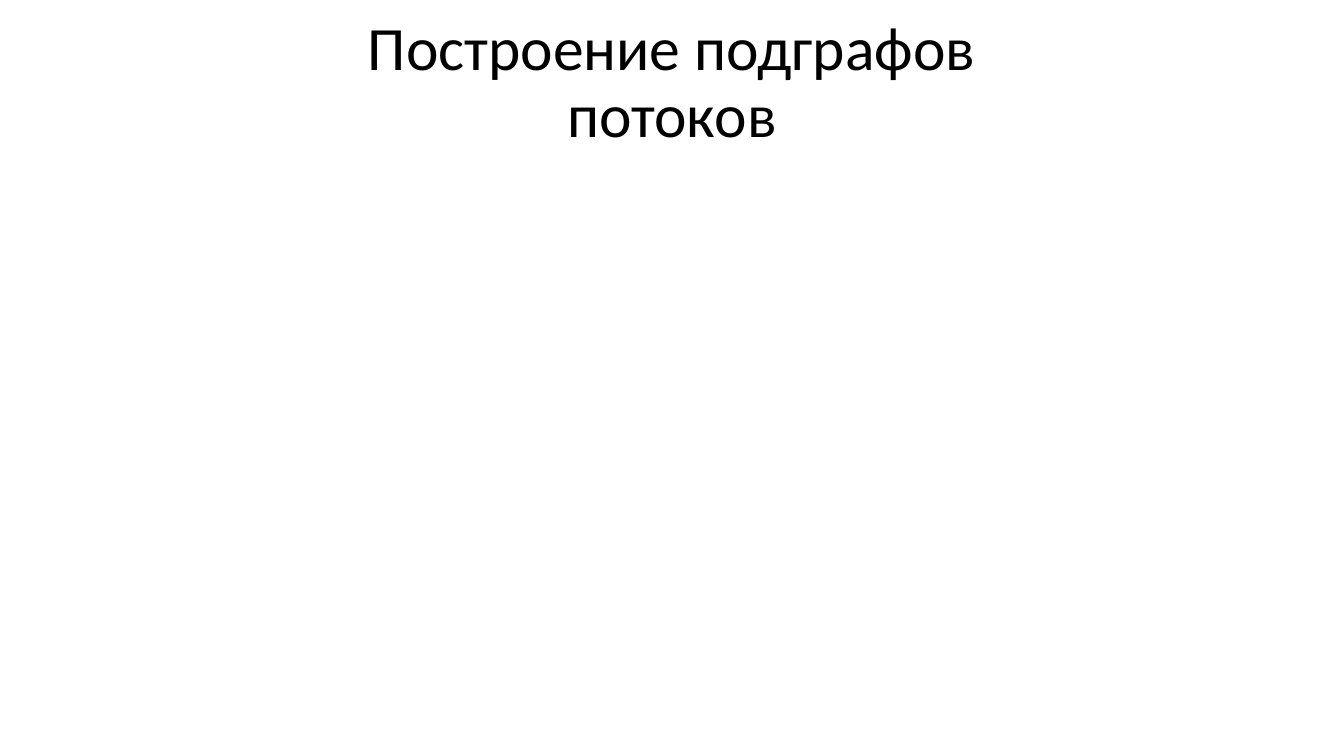
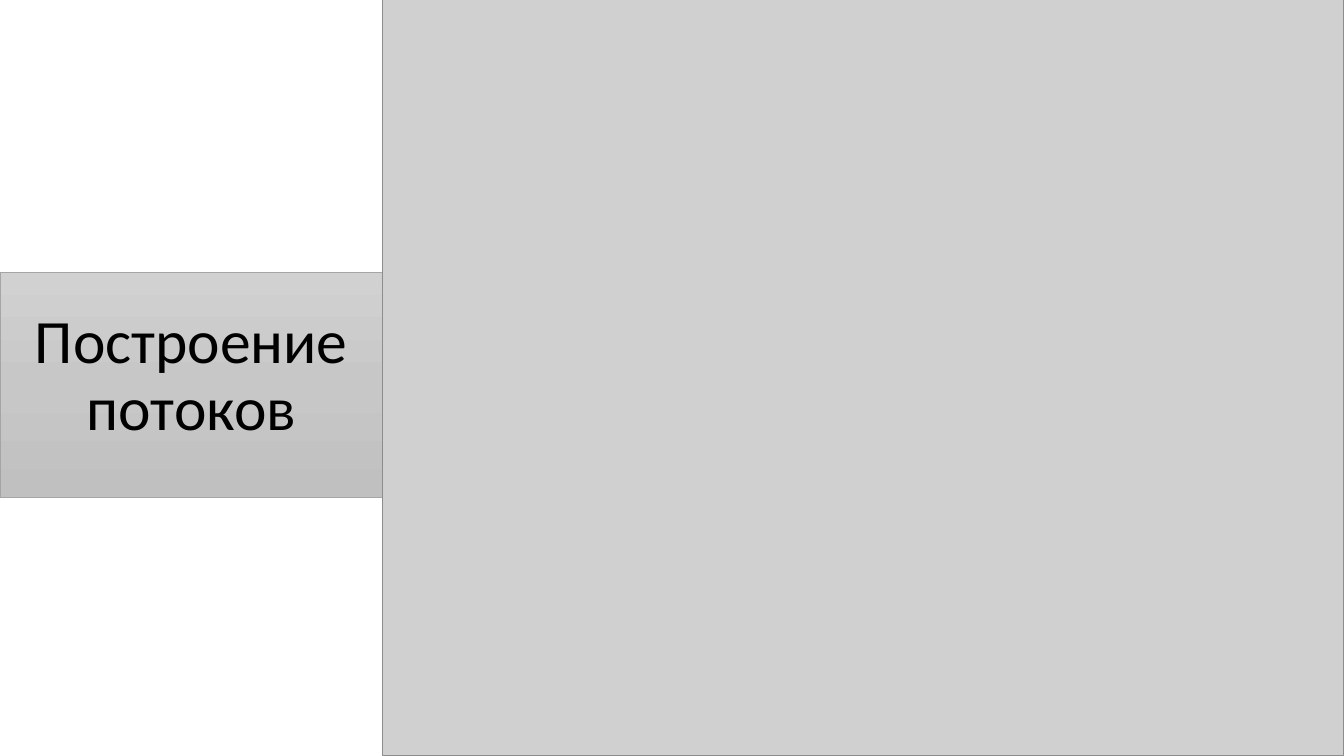
Before and after one commit to GooDgRaF/Bachelor_diplom, a slide deck: slide 13 of Диплом/Презентация ВКР.pptx. Drawn at 1344x756 pixels with LibreOffice and Linux fonts; fonts in the diff are those of the drawing; grey boxes stand for pictures; background and template pictures are left out. Boxes give left, top, right and bottom in pixels: in the first picture for what was removed or moved away, otherwise in the second. Text is boxed around its words. In the diff, an @@ line names an element or a change of style, - is before the commit and + after.

```diff
--- a/Диплом/Презентация ВКР.pptx
+++ b/Диплом/Презентация ВКР.pptx
@@ picture added at bbox=[382, 0, 1343, 756] @@
@@ rectangle added at bbox=[0, 272, 383, 497], fill gradient #D2D2D2 to #C8C8C8 to #C0C0C0, outline #A5A5A5 0.5 pt @@
@@ text at bbox=[35, 323, 348, 431]: text changed @@
-Построение подграфов потоков
+Построение потоков
```
Also in this commit, not shown: 2 other slides changed, 3 slides added, 6 other files.
